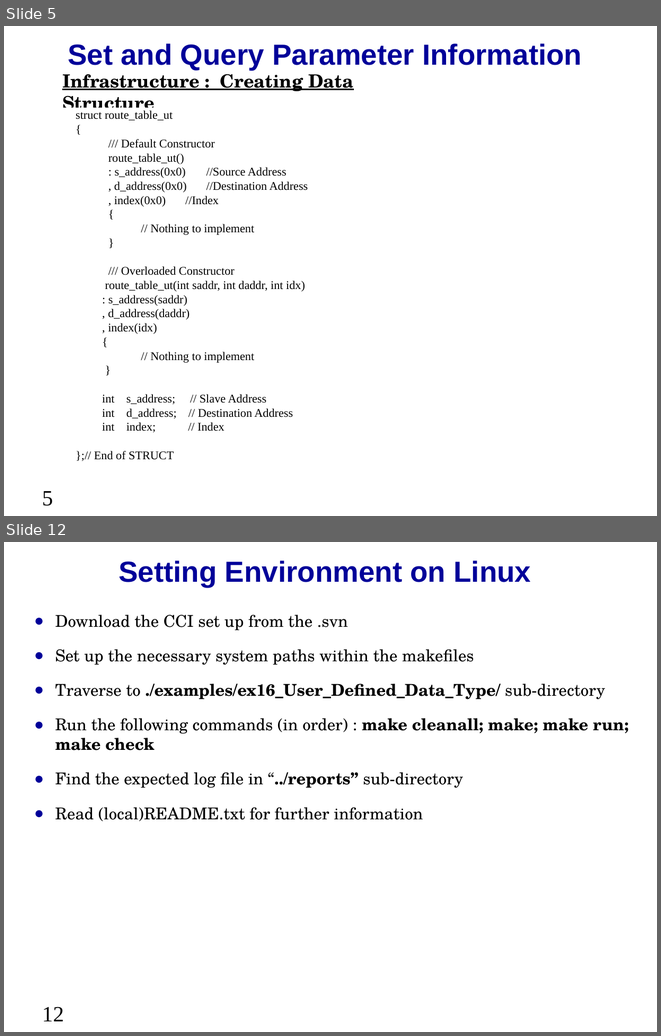
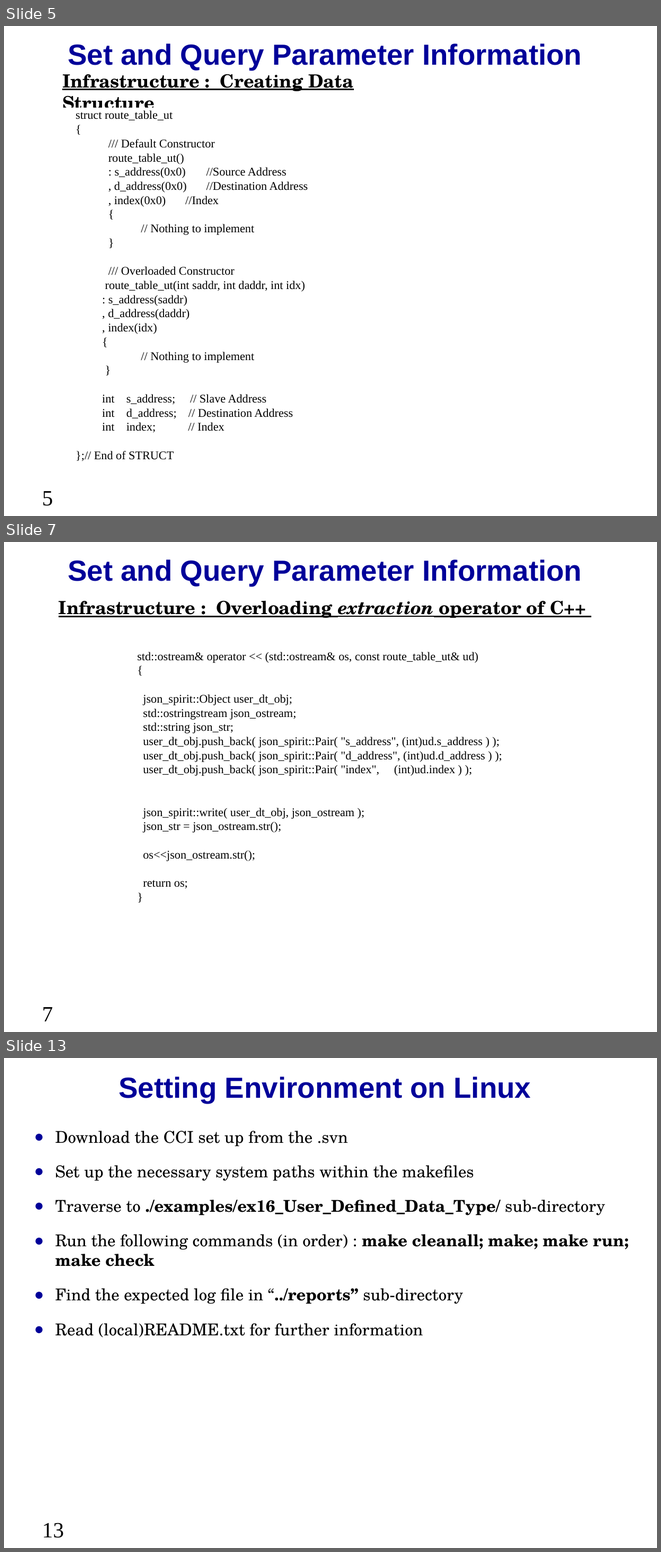
Before and after one commit to accellera-official/cci, a slide deck: examples/ex16_User_Defined_Data_Type/docs/ex16_User_Defined_Data_Type.ppt. Shown one above the other, each under a label of ours: slides 5 and 12 before the commit, slides 5, 7 and 13 after it; the slides between them are not shown. The pictures are 661x1036 and 661x1552 pixels, drawn with LibreOffice and Linux fonts; fonts in the diff are those of the drawing; background and template pictures are left out. Boxes give left, top, right and bottom in pixels: in the first picture for what was removed or moved away, otherwise in the second. Text is boxed around its words. In the diff, an @@ line names an element or a change of style, - is before the commit and + after.

```diff
--- a/examples/ex16_User_Defined_Data_Type/docs/ex16_User_Defined_Data_Type.ppt
+++ b/examples/ex16_User_Defined_Data_Type/docs/ex16_User_Defined_Data_Type.ppt
@@ slide 7 added at (4,542,657,1032), background picture (left out) @@
@@ text added at (68,559,582,586), 32 pt, text #000099, bold @@
+Set and Query Parameter Information
@@ text added at (59,600,586,618), 20 pt, text #000000, bold, underline @@
+Infrastructure : Overloading extraction operator of C++
@@ text added at (137,652,485,888), 13 pt, text #000000 @@
+std::ostream& operator << (std::ostream& os, const route_table_ut& ud)
+{
+json_spirit::Object user_dt_obj;
+std::ostringstream json_ostream;
+std::string json_str;
+user_dt_obj.push_back( json_spirit::Pair( "s_address", (int)ud.s_address ) );
+user_dt_obj.push_back( json_spirit::Pair( "d_address", (int)ud.d_address ) );
+user_dt_obj.push_back( json_spirit::Pair( "index", (int)ud.index ) );
+json_spirit::write( user_dt_obj, json_ostream );
+json_str = json_ostream.str();
+os<<json_ostream.str();
+return os;
+}
@@ page number added at (42,1007,53,1021), 24 pt, text #000000 @@
+7
@@ what was slide 12 is now slide 13 @@
@@ page number at (42,1522,64,1538): text changed @@
-12
+13
```
Also in this commit, not shown: 10 slides changed, 3 other slides added, 1 slide removed, 35 other files.
